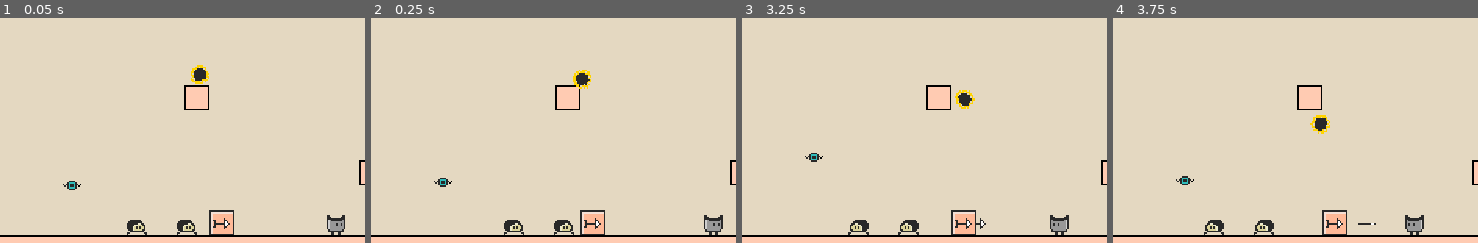
Above: before the commit, frames 1-4 (left to right).
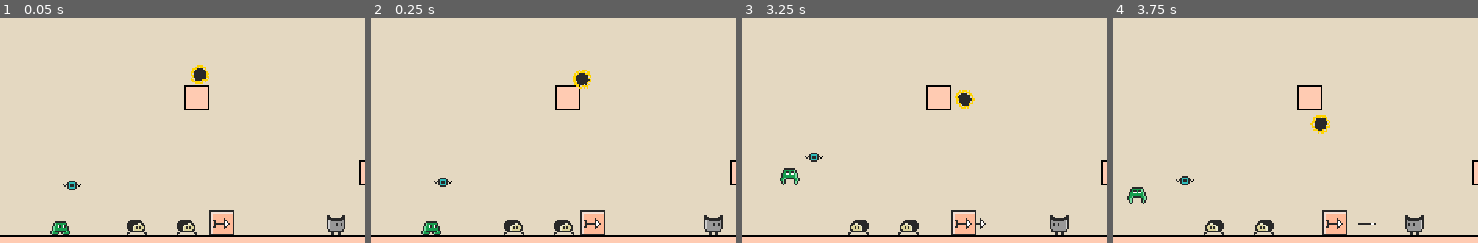
Above: after the commit, the same moments.

Repository: yannicka/ninja
Game: Godot game, scene res://src/Game.tscn
Same seed, same stepped clock (60 frames per second), same inputs: the game is played once before the commit and once after it.
Inputs (mouse positions are % of the whole screen's width and height, from its top left):
- Up to frame 1 (0.05 s): no input
- Up to frame 2 (0.25 s): no input
- Up to frame 3 (3.25 s): move the mouse to (69, 45) at 0.52 s; hold Right (ui_right) 0.53-2.03 s; click (69, 45) at 0.67 s; tap Up (ui_up) at 0.77, 1.52, 3.02 s; move the mouse to (23, 55) at 1.27 s; move the mouse to (56, 28) at 2.02 s; hold Left (ui_left) 2.03-2.78 s; move the mouse to (40, 70) at 2.77 s; hold Right (ui_right) from 2.78 s (still down); click (40, 70) at 2.92 s
- Up to frame 4 (3.75 s): keep holding Right (ui_right); move the mouse to (78, 65) at 3.52 s
The pictures show only the part of the screen within x 17-67%, y 18-68%; the shares and areas given below are measured in that part.

The runs differ from the first frame. In frame 1, 0.3% of the frame differs, in the area x 13-20%, y 90-97%; in frame 2, 0.3%; in frame 3, 0.3%; in frame 4, 0.3%, in the area x 3-10%, y 75-83%.

Commit message:
Début grenouille

Diff:
--- a/src/Enemies/Eye.tscn
+++ b/src/Enemies/Eye.tscn
@@ -64,7 +64,6 @@
 }
 
 [node name="Eye" type="Node2D"]
-position = Vector2(0, -8)
 script = ExtResource("1_l4aqx")
 
 [node name="CharacterBody2d" type="CharacterBody2D" parent="."]
--- /dev/null
+++ b/src/Enemies/Frog.gd
@@ -0,0 +1,38 @@
+extends CharacterBody2D
+
+const GRAVITY = 460
+const ACCELERATION = 5120
+const MAX_GRAVITY = 200
+
+@onready var player = get_parent().get_node("Player")
+
+func _ready() -> void:
+	var timer = Timer.new()
+	timer.connect("timeout", on_timer_timeout)
+	timer.wait_time = 3
+	add_child(timer)
+	timer.start()
+
+func _physics_process(delta):
+	velocity.y += GRAVITY * delta
+	velocity.y = min(velocity.y, MAX_GRAVITY)
+
+	move_and_slide()
+
+	if is_on_floor():
+		$AnimatedSprite2d.play("wait")
+		velocity.x = 0
+
+func _on_area_2d_body_entered(body):
+	if body.has_method("die_or_bounce"):
+		body.die_or_bounce()
+		queue_free()
+
+func on_timer_timeout() -> void:
+	if player.global_position.x < global_position.x:
+		scale.x = -1
+		velocity = Vector2(-30, -200)
+	else:
+		velocity = Vector2(30, -200)
+
+	$AnimatedSprite2d.play("jump")
--- a/src/Enemies/Frog.tscn
+++ b/src/Enemies/Frog.tscn
@@ -1,3 +1,56 @@
-[gd_scene format=3 uid="uid://ddnpyfnkm0p5m"]
+[gd_scene load_steps=8 format=3 uid="uid://ddnpyfnkm0p5m"]
 
-[node name="Frog" type="Node2D"]
+[ext_resource type="Script" path="res://src/Enemies/Frog.gd" id="1_fqcre"]
+[ext_resource type="Texture2D" uid="uid://cuce11m0j3lf1" path="res://assets/layers.png" id="2_k51c0"]
+
+[sub_resource type="AtlasTexture" id="AtlasTexture_0nkd8"]
+atlas = ExtResource("2_k51c0")
+region = Rect2(16, 112, 16, 16)
+
+[sub_resource type="AtlasTexture" id="AtlasTexture_epnwf"]
+atlas = ExtResource("2_k51c0")
+region = Rect2(0, 112, 16, 16)
+
+[sub_resource type="SpriteFrames" id="SpriteFrames_6s1dl"]
+animations = [{
+"frames": [SubResource("AtlasTexture_0nkd8")],
+"loop": true,
+"name": &"jump",
+"speed": 5.0
+}, {
+"frames": [SubResource("AtlasTexture_epnwf")],
+"loop": true,
+"name": &"wait",
+"speed": 5.0
+}]
+
+[sub_resource type="CapsuleShape2D" id="CapsuleShape2D_650dm"]
+radius = 5.0
+height = 10.0
+
+[sub_resource type="CapsuleShape2D" id="CapsuleShape2D_4g7kd"]
+radius = 5.0
+height = 10.0
+
+[node name="Frog" type="CharacterBody2D"]
+collision_layer = 2
+collision_mask = 20
+script = ExtResource("1_fqcre")
+
+[node name="AnimatedSprite2d" type="AnimatedSprite2D" parent="."]
+position = Vector2(0, 2)
+frames = SubResource("SpriteFrames_6s1dl")
+animation = &"wait"
+playing = true
+
+[node name="CollisionShape2d" type="CollisionShape2D" parent="."]
+position = Vector2(1, 0)
+shape = SubResource("CapsuleShape2D_650dm")
+
+[node name="Area2d" type="Area2D" parent="."]
+
+[node name="CollisionShape2d" type="CollisionShape2D" parent="Area2d"]
+position = Vector2(1, 0)
+shape = SubResource("CapsuleShape2D_4g7kd")
+
+[connection signal="body_entered" from="Area2d" to="." method="_on_area_2d_body_entered"]
--- a/src/Game.tscn
+++ b/src/Game.tscn
@@ -8,6 +8,7 @@
 [ext_resource type="PackedScene" uid="uid://bglxnt2n43w5b" path="res://src/Enemies/Ramper.tscn" id="6_6t880"]
 [ext_resource type="PackedScene" uid="uid://diubd83y28bnc" path="res://src/Enemies/Cannon.tscn" id="7_g5m1q"]
 [ext_resource type="PackedScene" uid="uid://b8mbslrey0adw" path="res://src/Enemies/Eye.tscn" id="8_hlijp"]
+[ext_resource type="PackedScene" uid="uid://ddnpyfnkm0p5m" path="res://src/Enemies/Frog.tscn" id="9_ukcx3"]
 
 [sub_resource type="RectangleShape2D" id="RectangleShape2D_537cd"]
 size = Vector2(256, 288)
@@ -73,5 +74,8 @@
 [node name="Eye" parent="." instance=ExtResource("8_hlijp")]
 position = Vector2(168, 160)
 
+[node name="Frog" parent="." instance=ExtResource("9_ukcx3")]
+position = Vector2(160, 187)
+
 [connection signal="input_event" from="CanvasLayer/MoveArea" to="." method="_on_move_area_input_event"]
 [connection signal="input_event" from="CanvasLayer/JumpArea" to="." method="_on_jump_area_input_event"]
Not shown: 1 places in src/Game.tscn that only renumber resources
